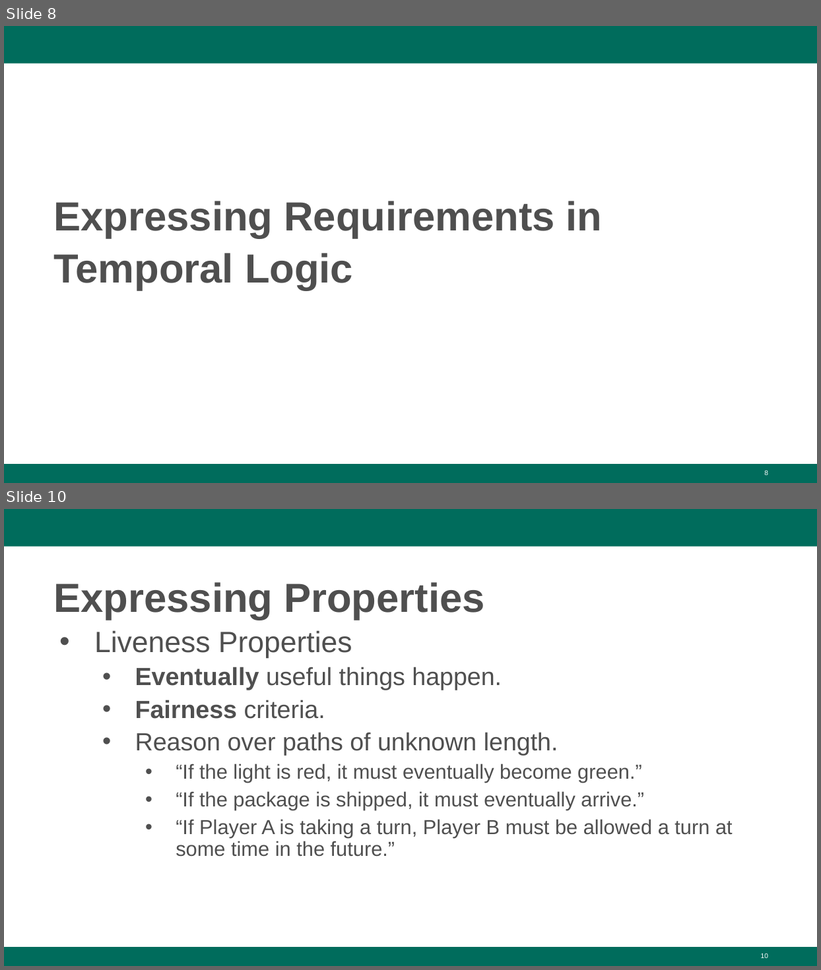
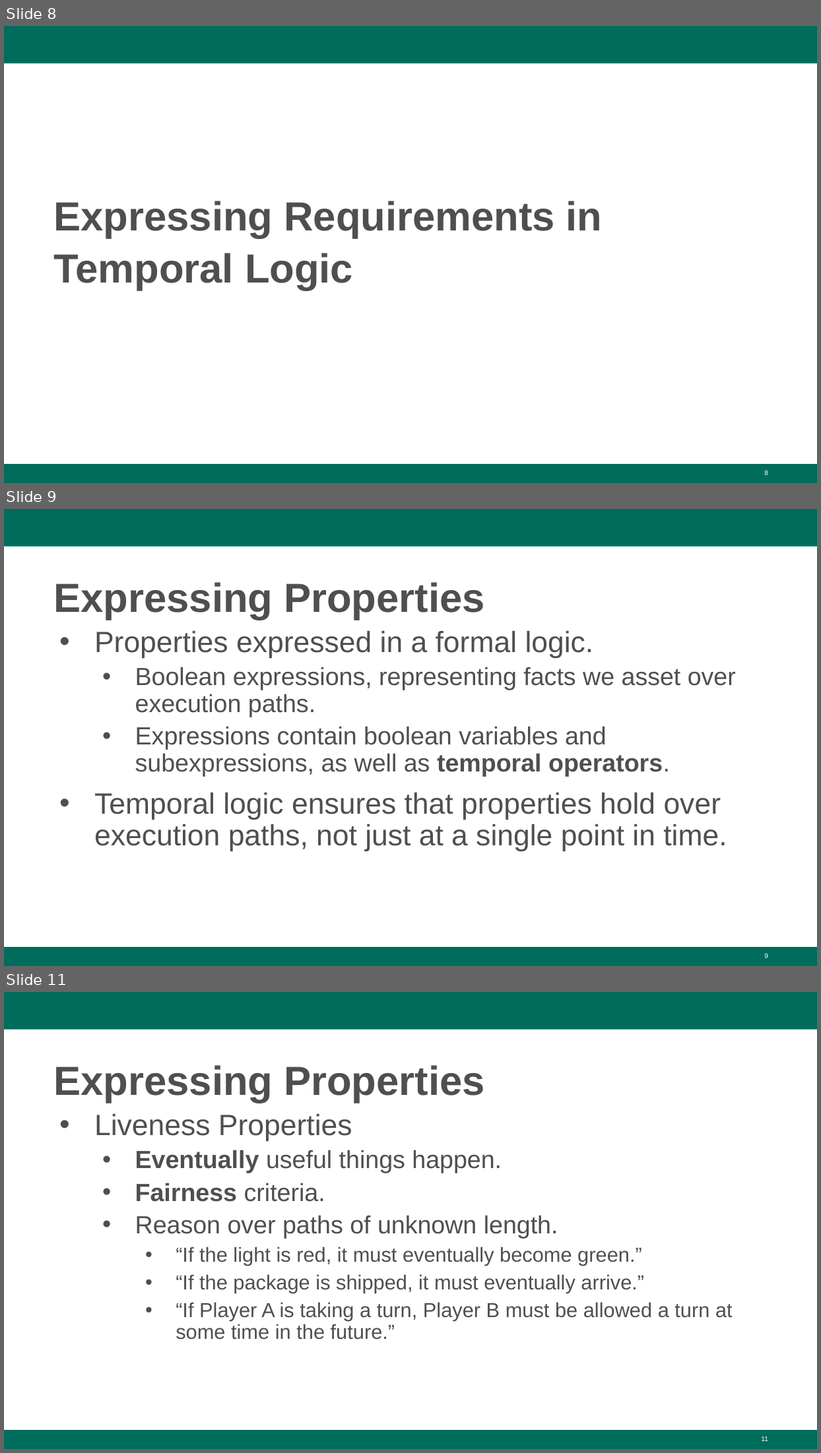
Before and after one commit to Greg4cr/Greg4cr.github.io, a slide deck: courses/spring23dit636/Lectures/Spring23-Lecture14-FSV.pptx. Shown one above the other, each under a label of ours: slides 8 and 10 before the commit, slides 8, 9 and 11 after it; the slides between them are not shown. The pictures are 821x970 and 821x1453 pixels, drawn with LibreOffice and Linux fonts; fonts in the diff are those of the drawing; background and template pictures are left out. Boxes give left, top, right and bottom in pixels: in the first picture for what was removed or moved away, otherwise in the second. Text is boxed around its words. In the diff, an @@ line names an element or a change of style, - is before the commit and + after.

```diff
--- a/courses/spring23dit636/Lectures/Spring23-Lecture14-FSV.pptx
+++ b/courses/spring23dit636/Lectures/Spring23-Lecture14-FSV.pptx
@@ slide 9 added at [4,509,817,966], background #FFFFFF; not listed: 2 template elements that a slide beside it also shows @@
@@ title added at [54,582,484,620], 36 pt, text #4F4F4F, bold @@
+Expressing Properties
@@ text added at [94,630,736,852], 22 pt, text #4F4F4F @@
+• Properties expressed in a formal logic.
+  • Boolean expressions, representing facts we asset over execution paths.
+  • Expressions contain boolean variables and subexpressions, as well as temporal operators.
+• Temporal logic ensures that properties hold over execution paths, not just at a single point in time.
@@ page number added at [764,954,768,958], 6 pt, text #FFFFFF @@
+9
@@ what was slide 10 is now slide 11 @@
@@ page number at [761,1437,768,1441]: text changed @@
-10
+11
```
Also in this commit, not shown: 1 slide changed, 6 other files.
